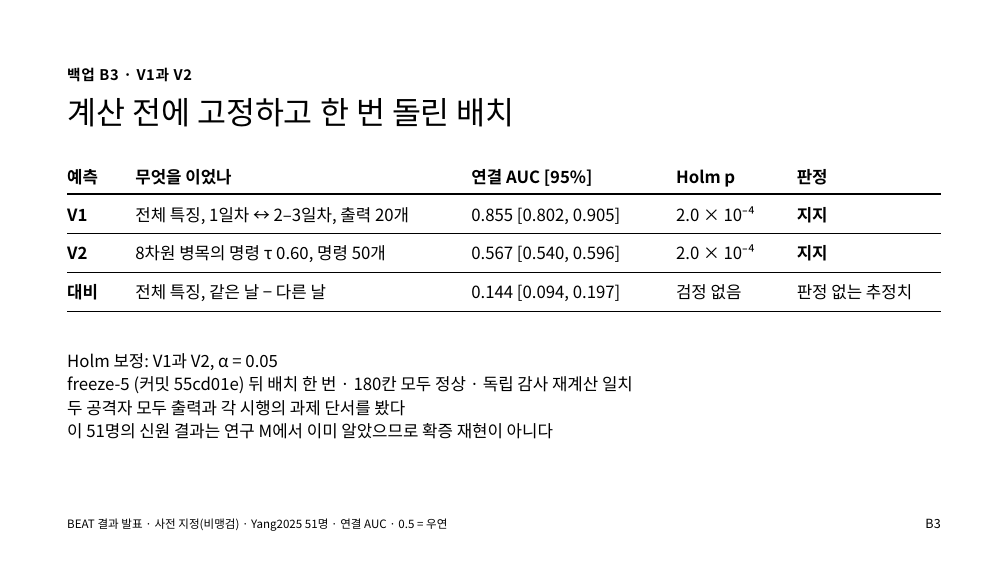
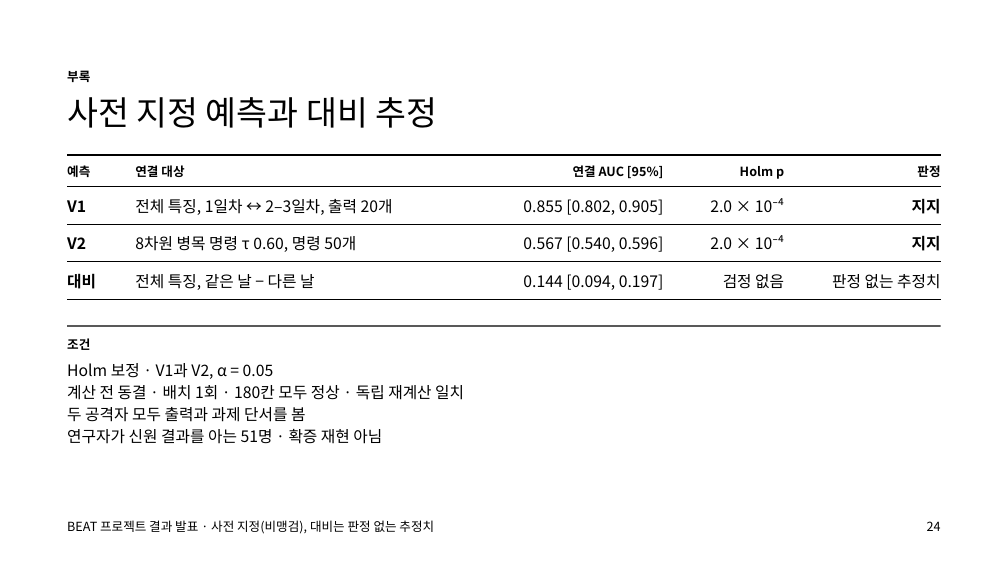
Before and after one commit to gigalove6783-pixel/beat-eeg-privacy, a slide deck: slide 24 of presentation/BEAT_demo_talk.pptx (slide 16 before the commit). Drawn at 1008x567 pixels with LibreOffice and Linux fonts; fonts in the diff are those of the drawing. Boxes give left, top, right and bottom in pixels: in the first picture for what was removed or moved away, otherwise in the second. Text is boxed around its words. In the diff, an @@ line names an element or a change of style, - is before the commit and + after.

```diff
--- a/presentation/BEAT_demo_talk.pptx
+++ b/presentation/BEAT_demo_talk.pptx
@@ text removed at [67,67,192,82] @@
-백업 B3 · V1과 V2
@@ text added at [67,70,90,82], 12 pt, text #000000, bold @@
+부록
@@ text at [67,97,438,128]: text changed; size 30 to 32 pt @@
-계산 전에 고정하고 한 번 돌린 배치
+사전 지정 예측과 대비 추정
@@ table at [67,155,941,298] @@
-row 1, column 2: 무엇을 이었나
+row 1, column 2: 연결 대상
-row 3, column 2: 8차원 병목의 명령 τ 0.60, 명령 50개
+row 3, column 2: 8차원 병목 명령 τ 0.60, 명령 50개
@@ size 16 to 12 pt in "예측", "연결 AUC [95%]", "Holm p", "판정" @@
@@ size 16 to 15 pt in "V1", "전체 특징, 1일차 ↔ 2–3일차, 출력 20개", "0.855 [0.802, 0.905]", "2.0 × 10⁻⁴" and 10 more places @@
@@ alignment left to right @@
@@ borders changed @@
@@ rectangle added at [67,326,941,327], fill #000000 @@
@@ text added at [67,338,90,350], 12 pt, text #000000, bold @@
+조건
@@ text at [67,363,464,444]: text changed; size 16 to 15 pt @@
-Holm 보정: V1과 V2, α = 0.05
-freeze-5 (커밋 55cd01e) 뒤 배치 한 번 · 180칸 모두 정상 · 독립 감사 재계산 일치
-두 공격자 모두 출력과 각 시행의 과제 단서를 봤다
-이 51명의 신원 결과는 연구 M에서 이미 알았으므로 확증 재현이 아니다
+Holm 보정 · V1과 V2, α = 0.05
+계산 전 동결 · 배치 1회 · 180칸 모두 정상 · 독립 재계산 일치
+두 공격자 모두 출력과 과제 단서를 봄
+연구자가 신원 결과를 아는 51명 · 확증 재현 아님
@@ text at [67,520,434,534]: text changed; size 11 to 12 pt @@
-BEAT 결과 발표 · 사전 지정(비맹검) · Yang2025 51명 · 연결 AUC · 0.5 = 우연
+BEAT 프로젝트 결과 발표 · 사전 지정(비맹검), 대비는 판정 없는 추정치
@@ text removed at [925,518,940,528] @@
-B3
@@ text added at [927,521,941,531], 12 pt, text #000000 @@
+24
```
Also in this commit, not shown: 6 other slides changed, 18 slides added, 12 slides removed, 24 other files.
